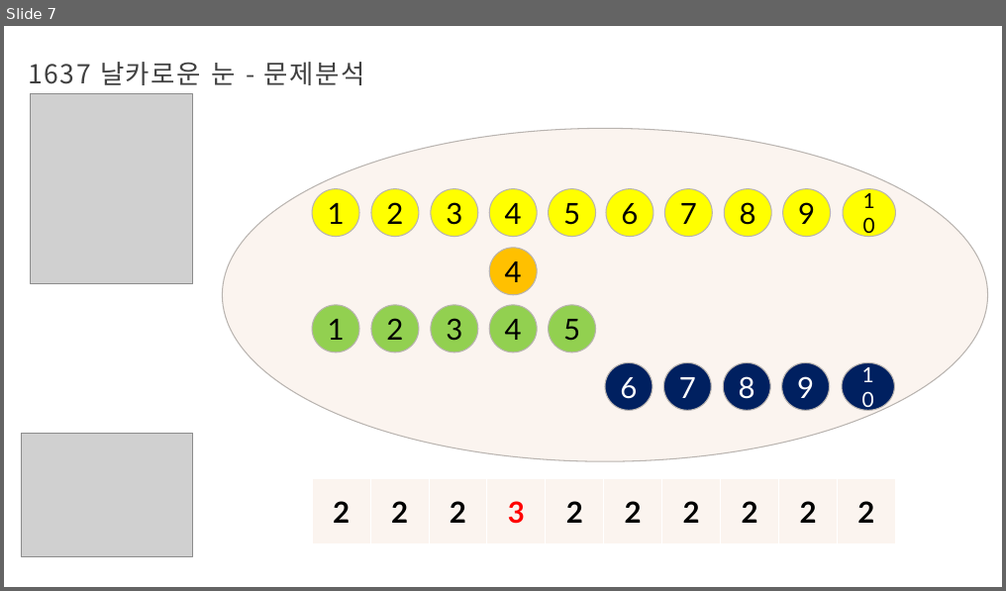
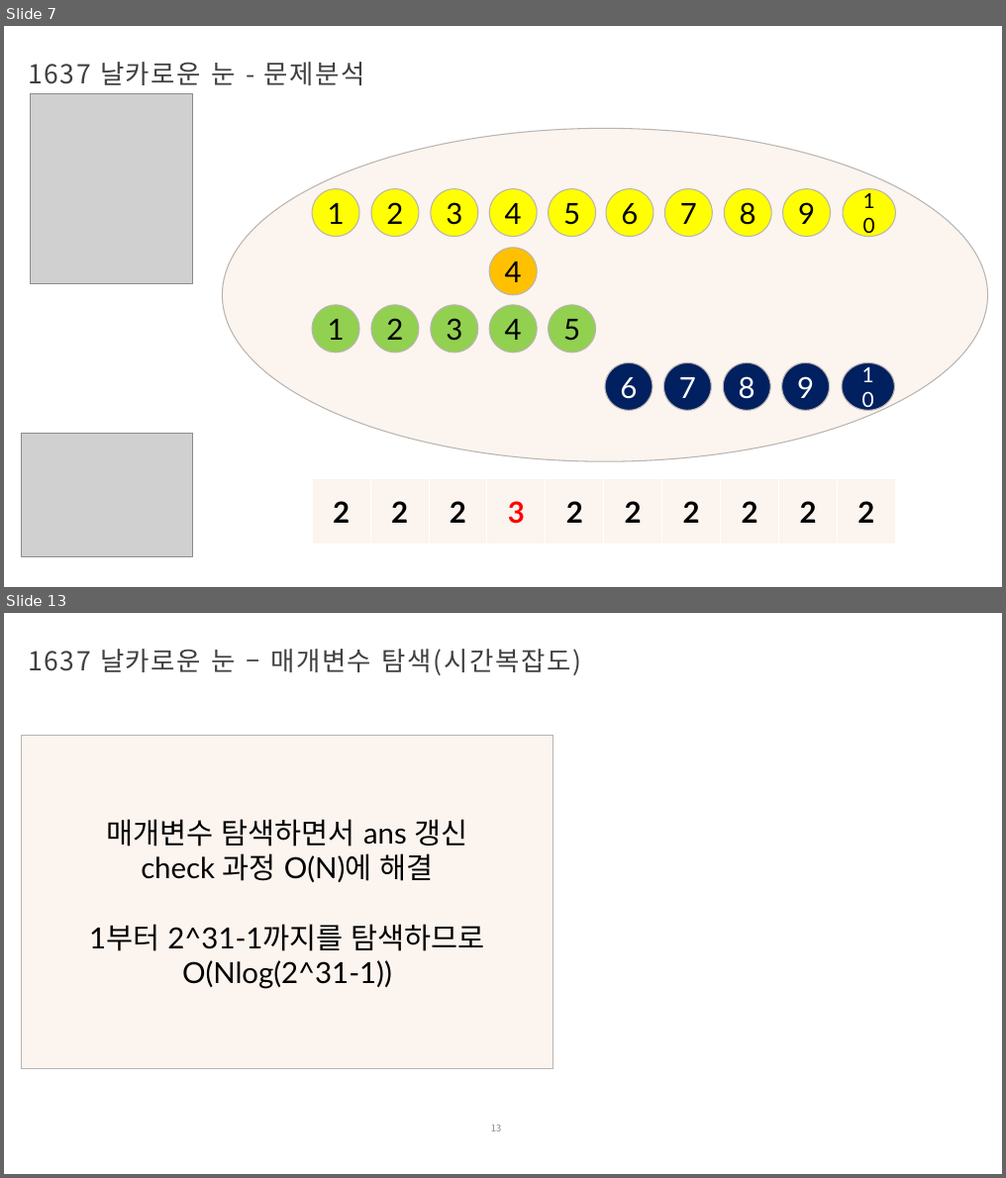
Before and after one commit to Iron-Hee/AlgorithmStudy, a slide deck: 이분 탐색_매개변수 탐색_발표자료.pptx. Shown one above the other, each under a label of ours: slide 7 before the commit, slides 7 and 13 after it; the slides between them are not shown. The pictures are 1006x591 and 1006x1178 pixels, drawn with LibreOffice and Linux fonts; fonts in the diff are those of the drawing; grey boxes stand for pictures; background and template pictures are left out. Boxes give left, top, right and bottom in pixels: in the first picture for what was removed or moved away, otherwise in the second. Text is boxed around its words. In the diff, an @@ line names an element or a change of style, - is before the commit and + after.

Commit message:
1637 날카로운 눈 코드 수정

```diff
--- a/이분 탐색_매개변수 탐색_발표자료.pptx
+++ b/이분 탐색_매개변수 탐색_발표자료.pptx
@@ slide 13 added at [4,613,1002,1174], background #FFFFFF @@
@@ title added at [29,649,581,675], 25.2 pt, text #404040 @@
+1637 날카로운 눈 – 매개변수 탐색(시간복잡도)
@@ rectangle added at [21,735,552,1069], fill #FBF4EF, outline #BAB5B1 1 pt, 28 pt, text #000000 @@
+매개변수 탐색하면서 ans 갱신
+check 과정 O(N)에 해결
+1부터 2^31-1까지를 탐색하므로
+O(Nlog(2^31-1))
@@ page number added at [491,1125,501,1132], 9 pt, text #8C8C8C @@
+13
```
Also in this commit, not shown: 9 slides changed, 2 other slides added, 1 slide removed, 1 other file.
